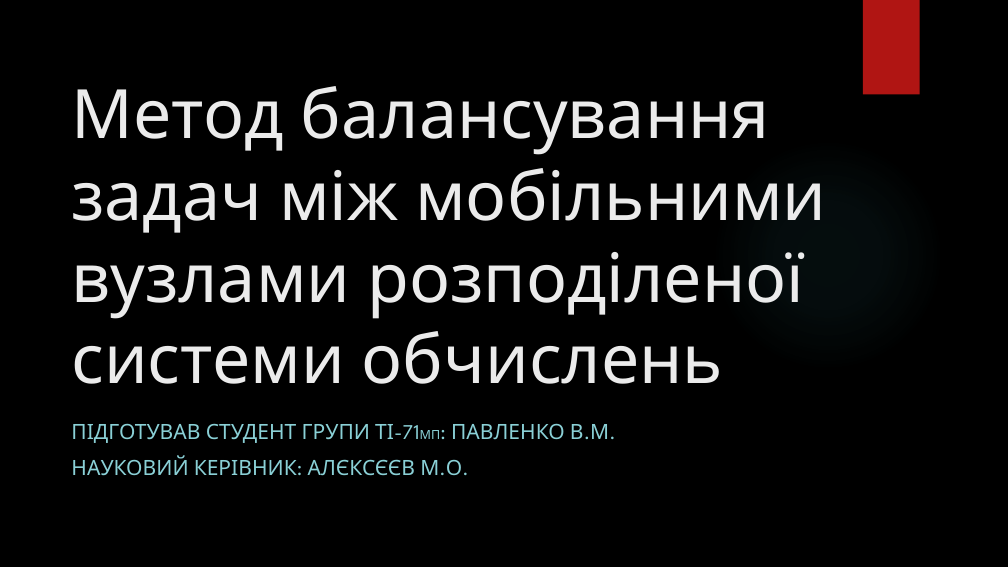
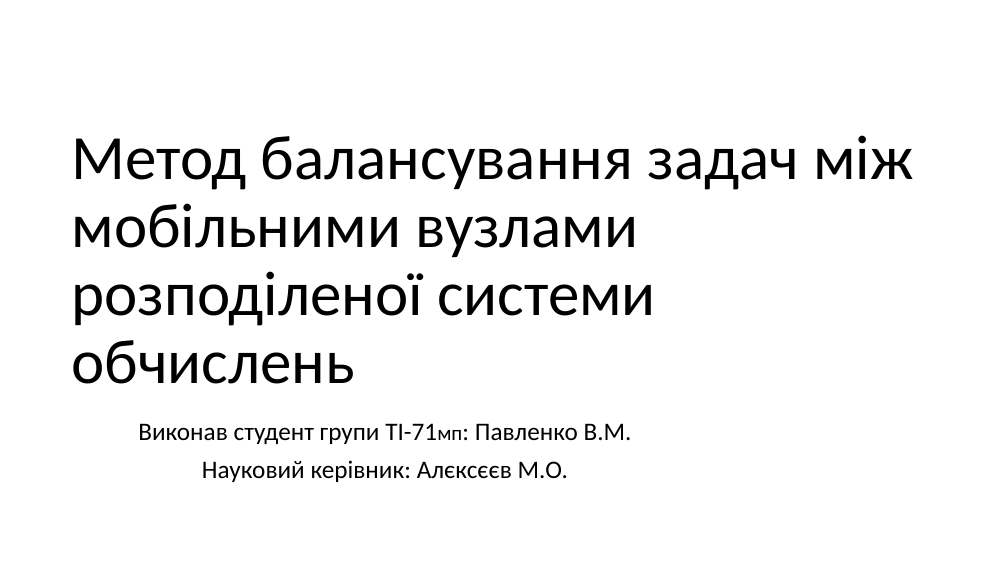
Before and after one commit to PavlezT/Reckon, a slide deck: slide 1 of documents/Супер_захист_ПавленкоВ.М.pptx. Drawn at 1008x567 pixels with LibreOffice and Linux fonts; fonts in the diff are those of the drawing; background and template pictures are left out. Boxes give left, top, right and bottom in pixels: in the first picture for what was removed or moved away, otherwise in the second. Text is boxed around its words. In the diff, an @@ line names an element or a change of style, - is before the commit and + after.

```diff
--- a/documents/Супер_захист_ПавленкоВ.М.pptx
+++ b/documents/Супер_захист_ПавленкоВ.М.pptx
@@ background picture (left out) to #FFFFFF @@
@@ rectangle removed at [863, 0, 920, 95] @@
@@ title "Метод балансування задач між мобільними ..." at [71, 135, 913, 384]: size 64.8 to 60 pt, font League Spartan to Calibri, text colour #EBEBEB to #000000; line spacing 1 to 0.9 @@
@@ ellipse removed at [712, 138, 944, 371] @@
@@ subtitle at [138, 423, 632, 482]: text changed; size 20 to 24 pt; font League Spartan to Calibri; text colour #8AD0D6 to #000000 @@
-ПІДГОТУВАВ СТУДЕНТ ГРУПИ ТІ-71МП: ПАВЛЕНКО В.М.
-НАУКОВИЙ КЕРІВНИК: АЛЄКСЄЄВ М.О.
+Виконав студент групи ТІ-71мп: Павленко В.М.
+Науковий керівник: Алєксєєв М.О.
```
Also in this commit, not shown: 12 other slides changed, 7 slides added, 4 slides removed, 2 other files.
